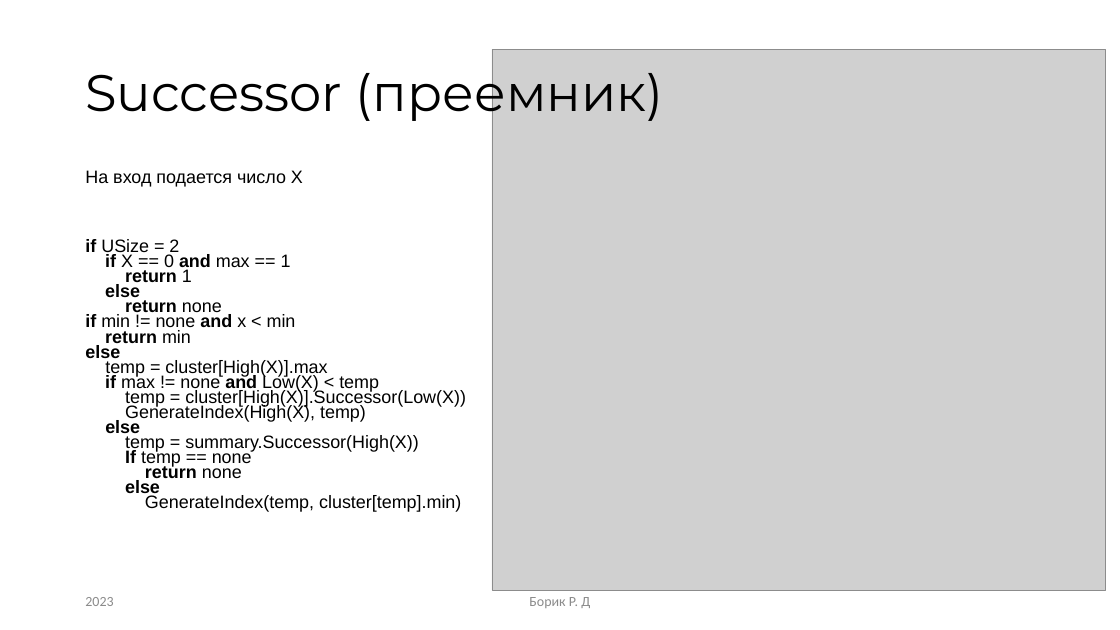
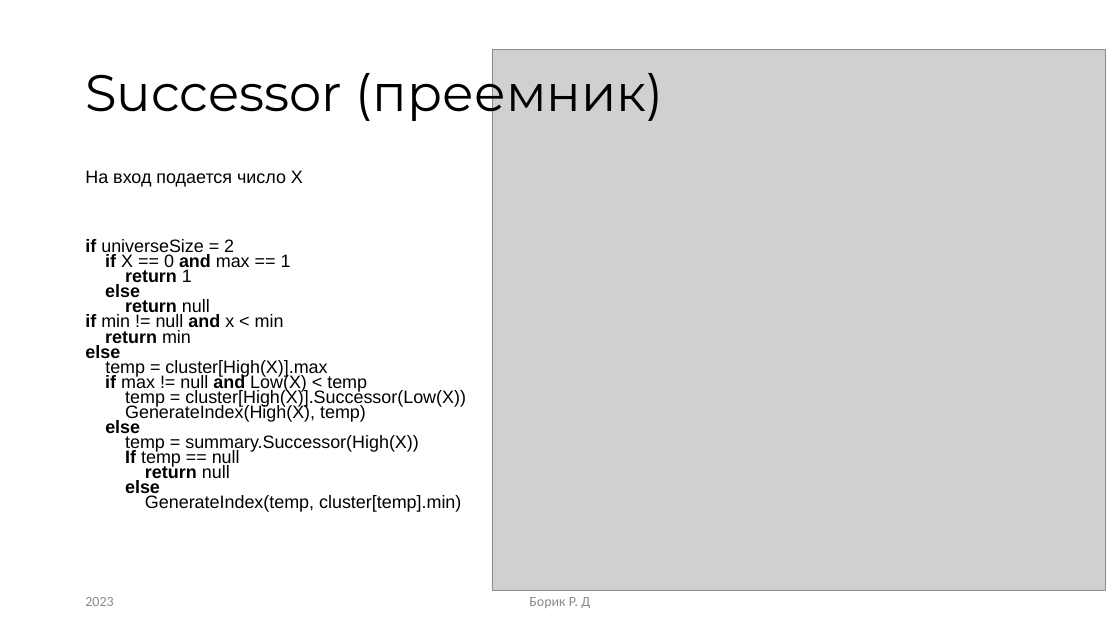
Before and after one commit to RandomServant/Van-Emde-Boas-tree, a slide deck: slide 11 of Presentation van Emde Boas tree.pptx. Drawn at 1120x630 pixels with LibreOffice and Linux fonts; fonts in the diff are those of the drawing; grey boxes stand for pictures. Boxes give left, top, right and bottom in pixels: in the first picture for what was removed or moved away, otherwise in the second. Text is boxed around its words. In the diff, an @@ line names an element or a change of style, - is before the commit and + after.

```diff
--- a/Presentation van Emde Boas tree.pptx
+++ b/Presentation van Emde Boas tree.pptx
@@ text at bbox=[85, 239, 466, 512]: text changed @@
-if USize = 2
-if X == 0 and max == 1
-return 1
-else
-return none
-if min != none and x < min
-return min
-else
-temp = cluster[High(X)].max
-if max != none and Low(X) < temp
-temp = cluster[High(X)].Successor(Low(X))
-GenerateIndex(High(X), temp)
-else
-temp = summary.Successor(High(X))
-If temp == none
-return none
-else
-GenerateIndex(temp, cluster[temp].min)
+if universeSize = 2
+if X == 0 and max == 1
+return 1
+else
+return null
+if min != null and x < min
+return min
+else
+temp = cluster[High(X)].max
+if max != null and Low(X) < temp
+temp = cluster[High(X)].Successor(Low(X))
+GenerateIndex(High(X), temp)
+else
+temp = summary.Successor(High(X))
+If temp == null
+return null
+else
+GenerateIndex(temp, cluster[temp].min)
```
Also in this commit, not shown: 3 other slides changed, 9 other files.
